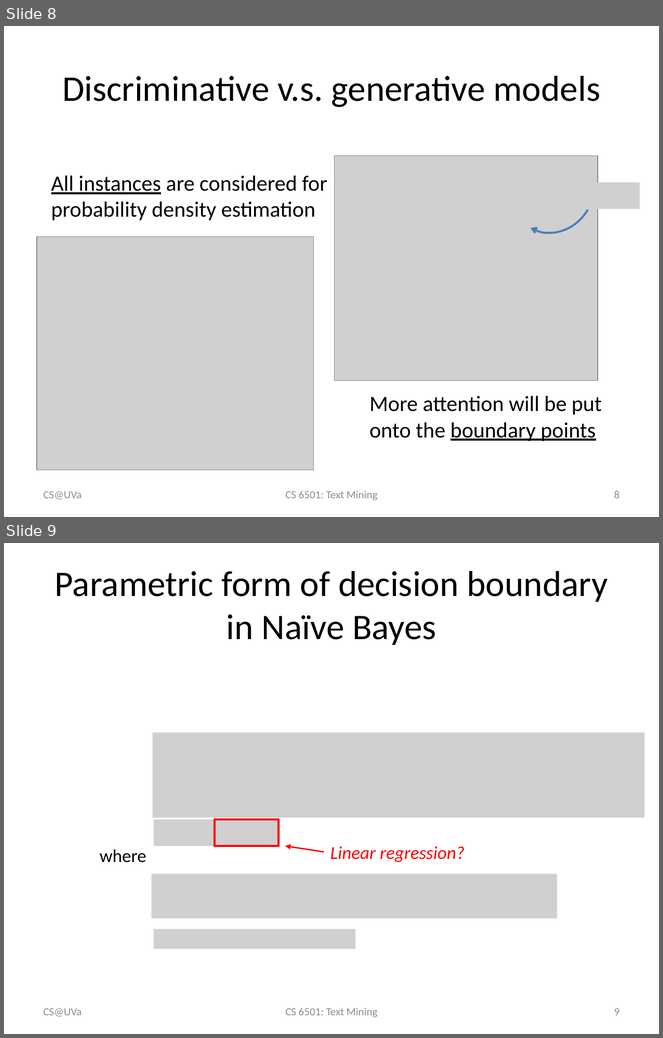
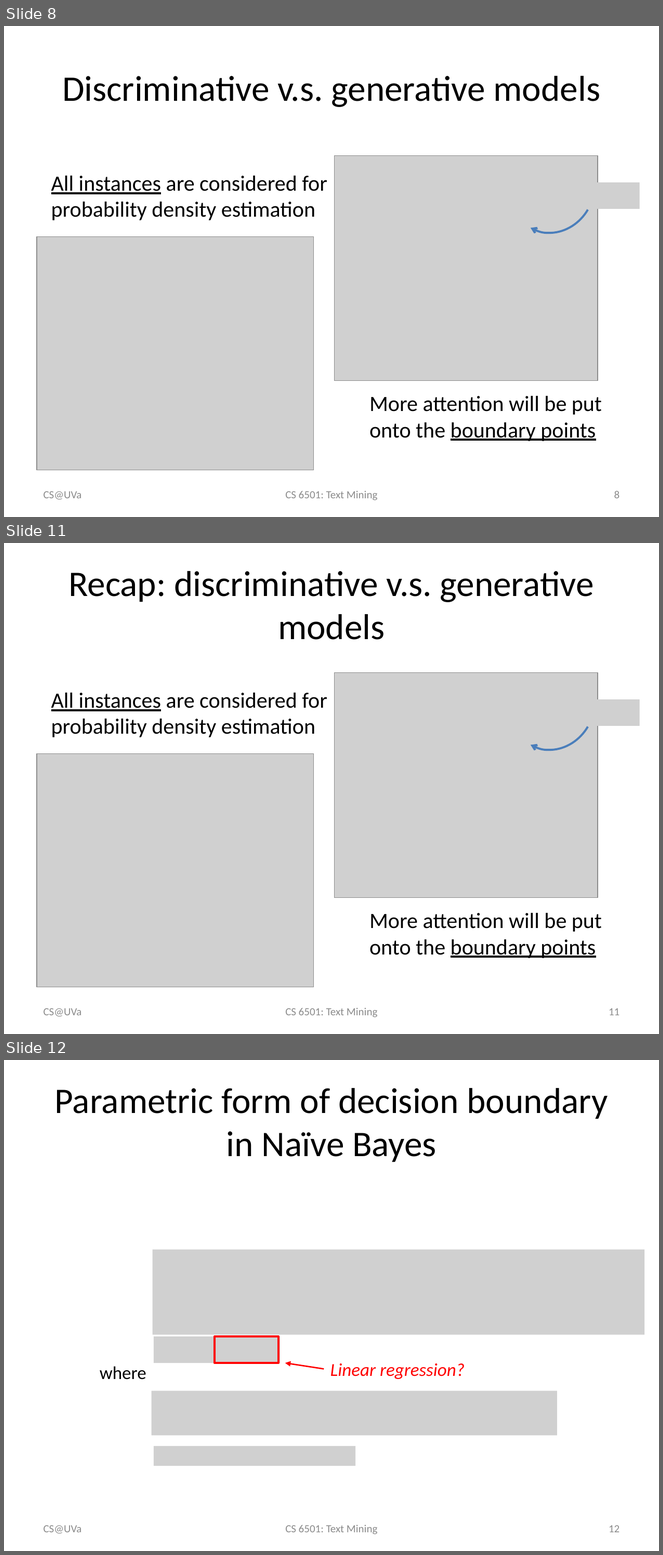
Before and after one commit to wang296/CS6501-Text-Mining, a slide deck: docs/Logistic Regression.pptx. Shown one above the other, each under a label of ours: slides 8 and 9 before the commit, slides 8, 11 and 12 after it; the slides between them are not shown. The pictures are 663x1038 and 663x1555 pixels, drawn with LibreOffice and Linux fonts; fonts in the diff are those of the drawing; grey boxes stand for pictures. Boxes give left, top, right and bottom in pixels: in the first picture for what was removed or moved away, otherwise in the second. Text is boxed around its words. In the diff, an @@ line names an element or a change of style, - is before the commit and + after.

```diff
--- a/docs/Logistic Regression.pptx
+++ b/docs/Logistic Regression.pptx
@@ slide 11 added at <box>4,543,659,1034</box>, background #FFFFFF @@
@@ title added at <box>68,571,594,640</box>, 39.6 pt, text #000000 @@
+Recap: discriminative v.s. generative models
@@ arc (boxed as its full ellipse) added at <box>496,648,610,765</box>, outline #4B7EBC 2.25 pt @@
@@ picture added at <box>335,672,598,898</box> @@
@@ text added at <box>51,692,327,737</box>, 24 pt, text #000000 @@
+All instances are considered for probability density estimation
@@ picture added at <box>550,700,639,726</box> @@
@@ picture added at <box>37,754,314,988</box> @@
@@ text added at <box>370,913,602,958</box>, 24 pt, text #000000 @@
+More attention will be put onto the boundary points
@@ text added at <box>44,1008,82,1017</box>, 12 pt, text #8C8C8C @@
+CS@UVa
@@ text added at <box>285,1008,377,1018</box>, 12 pt, text #8C8C8C @@
+CS 6501: Text Mining
@@ page number added at <box>609,1008,620,1016</box>, 12 pt, text #8C8C8C @@
+11
@@ what was slide 9 is now slide 12 @@
@@ page number at <box>609,1525,620,1533</box>: text changed @@
-9
+12
```
Also in this commit, not shown: 2 other slides added, 1 slide removed, 1 other file.
